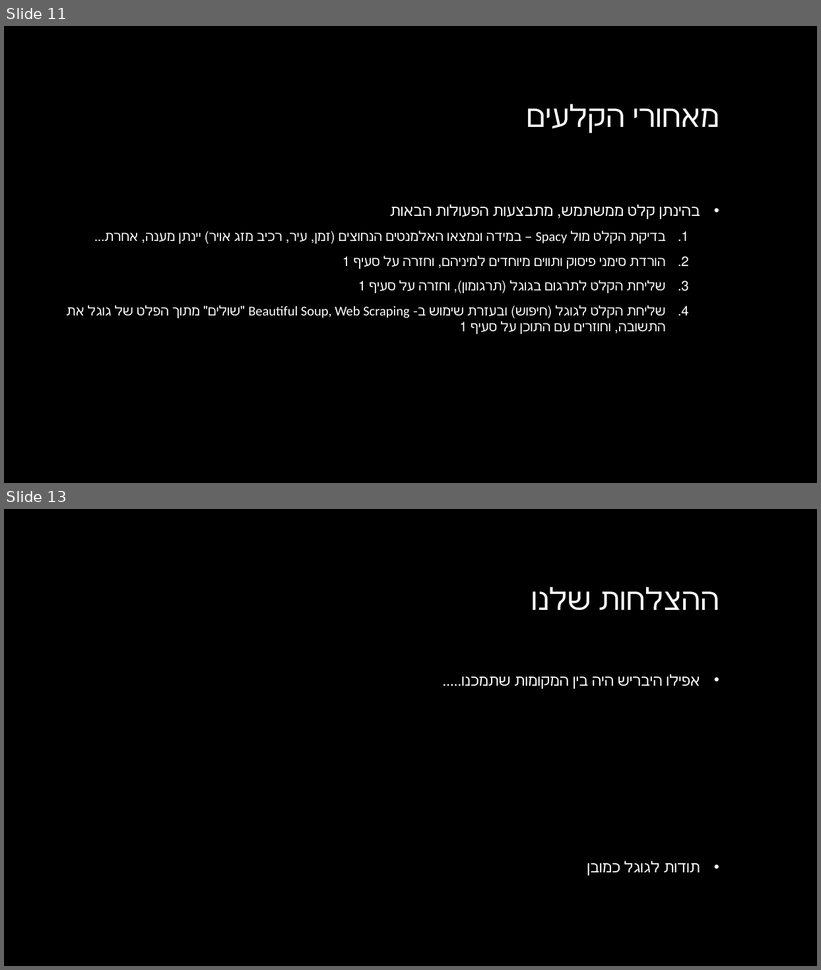
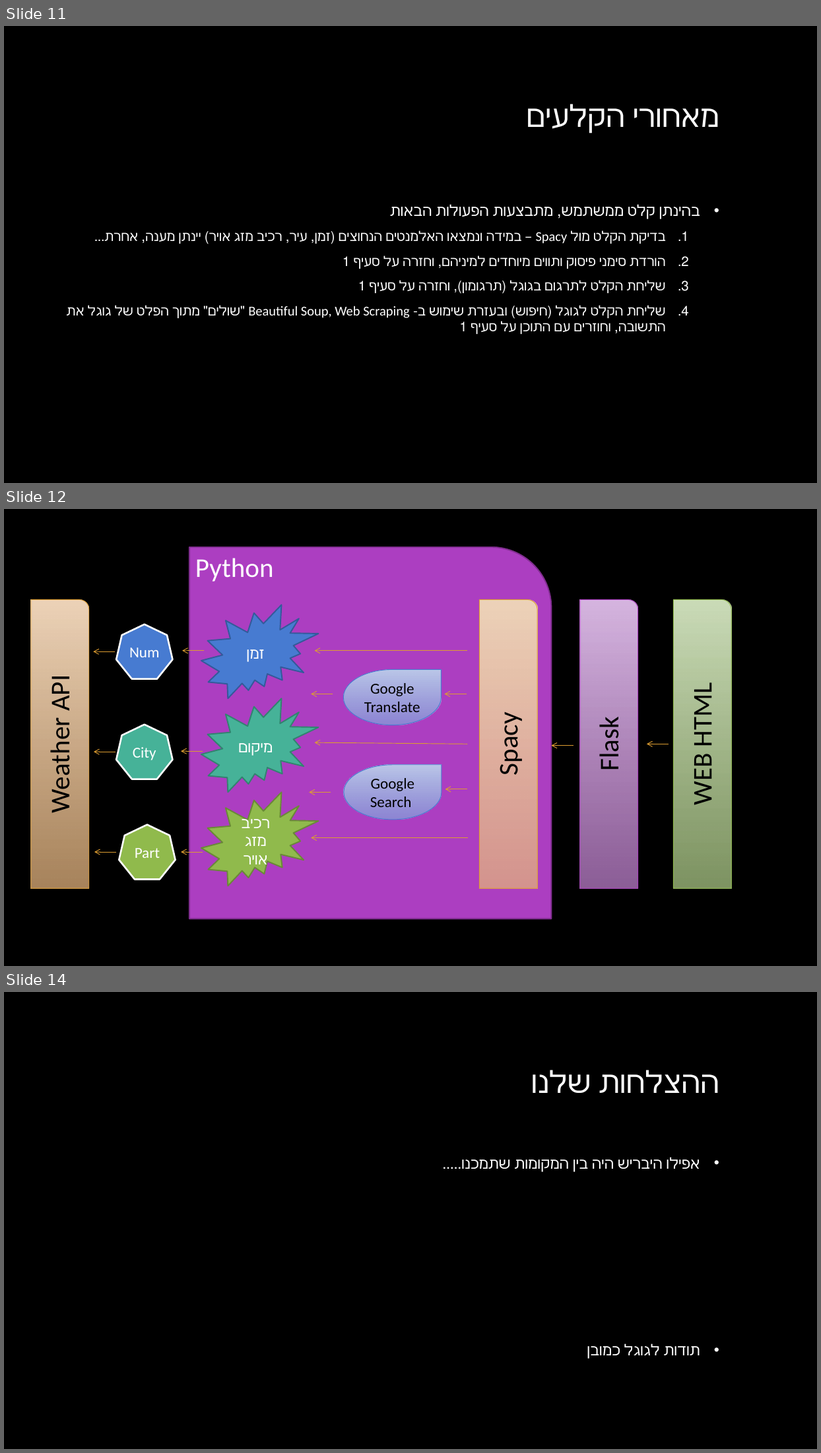
Before and after one commit to DanielKorenDataScience/NLP-FinalProject, a slide deck: NLP-Final Project.pptx. Shown one above the other, each under a label of ours: slides 11 and 13 before the commit, slides 11, 12 and 14 after it; the slides between them are not shown. The pictures are 821x970 and 821x1453 pixels, drawn with LibreOffice and Linux fonts; fonts in the diff are those of the drawing; background and template pictures are left out. Boxes give left, top, right and bottom in pixels: in the first picture for what was removed or moved away, otherwise in the second. Text is boxed around its words. In the diff, an @@ line names an element or a change of style, - is before the commit and + after.

```diff
--- a/NLP-Final Project.pptx
+++ b/NLP-Final Project.pptx
@@ slide 12 added at (4, 509, 817, 966), background picture (left out) @@
@@ round rect added at (189, 547, 552, 919), fill #AC3EC1, outline #7F2E8F 1.5 pt, 32 pt, text #FFFFFF @@
+Python
@@ round rect added at (31, 600, 88, 889), fill gradient #EFD5BA to #E4B47E, outline #DD9D31 0.75 pt, 32 pt, text #000000 @@
+Weather API
@@ irregular seal added at (201, 605, 318, 698), fill #477BD1, outline #355B9B 1.5 pt, 18 pt, text #FFFFFF @@
+זמן
@@ round rect added at (480, 600, 538, 889), fill gradient #EFD5BA to #E4B47E, outline #DD9D31 0.75 pt, 32 pt, text #000000 @@
+Spacy
@@ round rect added at (580, 600, 638, 889), fill gradient #D8B7E1 to #BF82CE, outline #AC3EC1 0.75 pt, 32 pt, text #000000 @@
+Flask
@@ round rect added at (674, 600, 732, 889), fill gradient #CDDEB9 to #ABC987, outline #90BA4C 0.75 pt, 32 pt, text #000000 @@
+WEB HTML
@@ heptagon added at (116, 625, 172, 679), fill #477BD1, outline #FFFFFF 2 pt, 18 pt, text #FFFFFF @@
+Num
@@ arrow added from (115, 652) to (93, 652), #DD9D31 0.75 pt @@
@@ arrow added from (204, 650) to (182, 650), #DD9D31 0.75 pt @@
@@ arrow added from (467, 650) to (314, 650), #DD9D31 0.75 pt @@
@@ teardrop added at (344, 669, 442, 725), fill gradient #BCC8E9 to #859EDA, outline #477BD1 0.75 pt, 18 pt, text #000000 @@
+Google Translate
@@ irregular seal added at (201, 698, 318, 793), fill #46B298, outline #348470 1.5 pt, 18 pt, text #FFFFFF @@
+מיקום
@@ arrow added from (333, 694) to (311, 694), #DD9D31 0.75 pt @@
@@ arrow added from (467, 694) to (444, 694), #DD9D31 0.75 pt @@
@@ heptagon added at (116, 725, 172, 780), fill #46B298, outline #FFFFFF 2 pt, 18 pt, text #FFFFFF @@
+City
@@ arrow added from (467, 745) to (314, 743), #DD9D31 0.75 pt @@
@@ arrow added from (574, 746) to (552, 746), #DD9D31 0.75 pt @@
@@ arrow added from (669, 745) to (647, 745), #DD9D31 0.75 pt @@
@@ arrow added from (116, 752) to (94, 752), #DD9D31 0.75 pt @@
@@ arrow added from (203, 751) to (181, 751), #DD9D31 0.75 pt @@
@@ teardrop added at (344, 765, 442, 820), fill gradient #BCC8E9 to #859EDA, outline #477BD1 0.75 pt, 18 pt, text #000000 @@
+Google Search
@@ irregular seal added at (201, 793, 318, 887), fill #90BA4C, outline #6B8A38 1.5 pt, 18 pt, text #FFFFFF @@
+רכיב מזג אויר
@@ arrow added from (331, 793) to (309, 793), #DD9D31 0.75 pt @@
@@ arrow added from (467, 789) to (446, 789), #DD9D31 0.75 pt @@
@@ heptagon added at (120, 825, 176, 880), fill #90BA4C, outline #FFFFFF 2 pt, 18 pt, text #FFFFFF @@
+Part
@@ arrow added from (468, 838) to (311, 838), #DD9D31 0.75 pt @@
@@ arrow added from (116, 852) to (94, 852), #DD9D31 0.75 pt @@
@@ arrow added from (203, 852) to (181, 852), #DD9D31 0.75 pt @@
@@ what was slide 13 is now slide 14 @@
```
Also in this commit, not shown: 2 slides changed, 3 other files.
